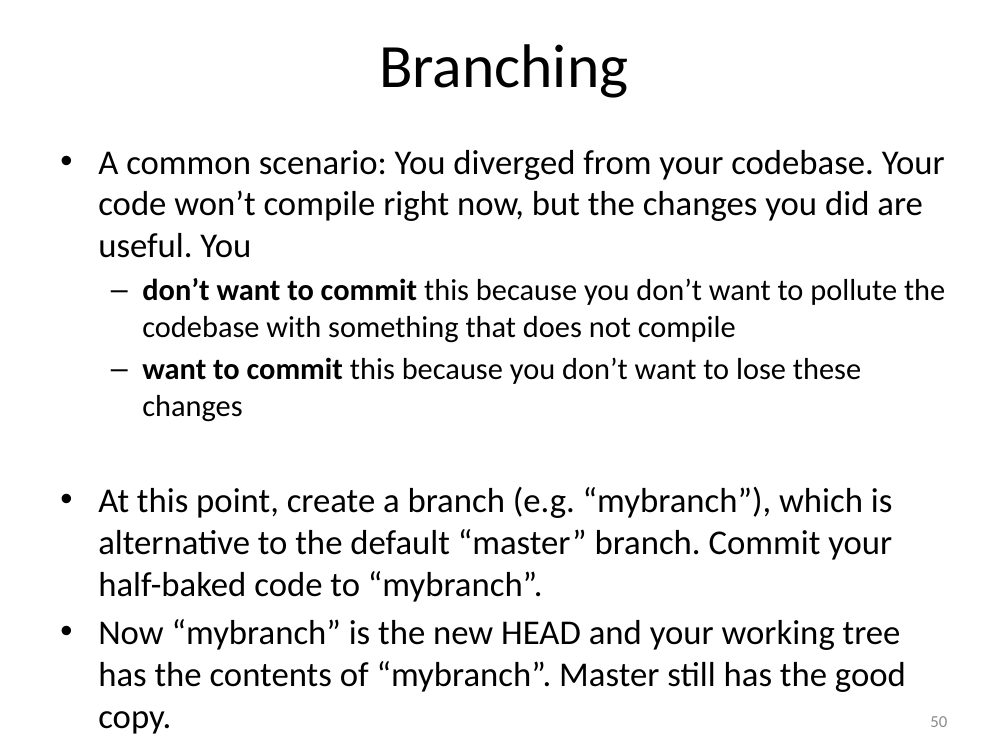
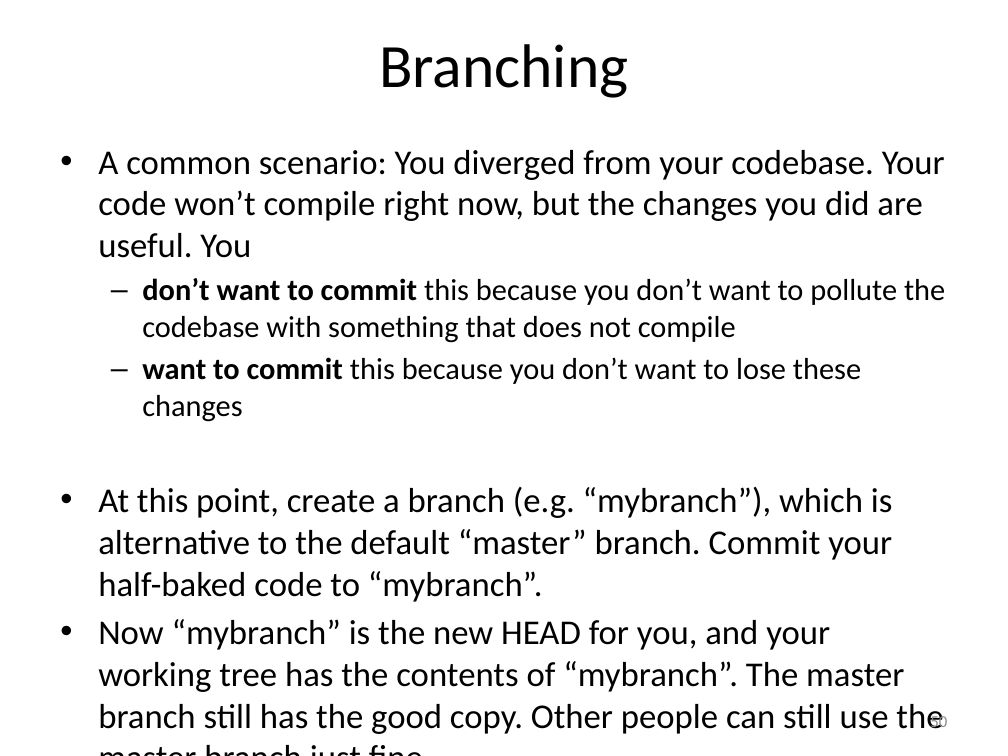
Before and after one commit to gazialankus/git-workshop-iue, a slide deck: slide 50 of Git Workshop.pptx. Drawn at 1008x756 pixels with LibreOffice and Linux fonts; fonts in the diff are those of the drawing. Boxes give left, top, right and bottom in pixels: in the first picture for what was removed or moved away, otherwise in the second. Text is boxed around its words. In the diff, an @@ line names an element or a change of style, - is before the commit and + after.

```diff
--- a/Git Workshop.pptx
+++ b/Git Workshop.pptx
@@ text at (98, 619, 943, 734): text changed @@
-• Now “mybranch” is the new HEAD and your working tree has the contents of “mybranch”. Master still has the good copy.
+• Now “mybranch” is the new HEAD for you, and your working tree has the contents of “mybranch”. The master branch still has the good copy. Other people can still use the master branch just fine.
```
Also in this commit, not shown: 6 other slides changed, 1 slide added.
